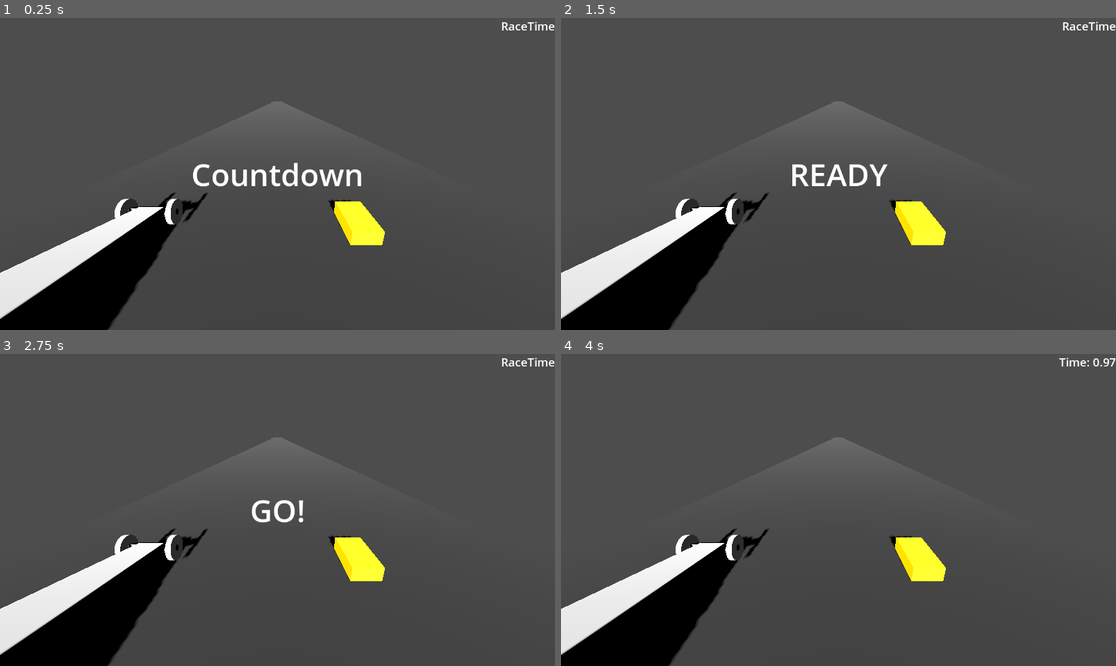
Above: before the commit, frames 1-4 (two rows, left to right).
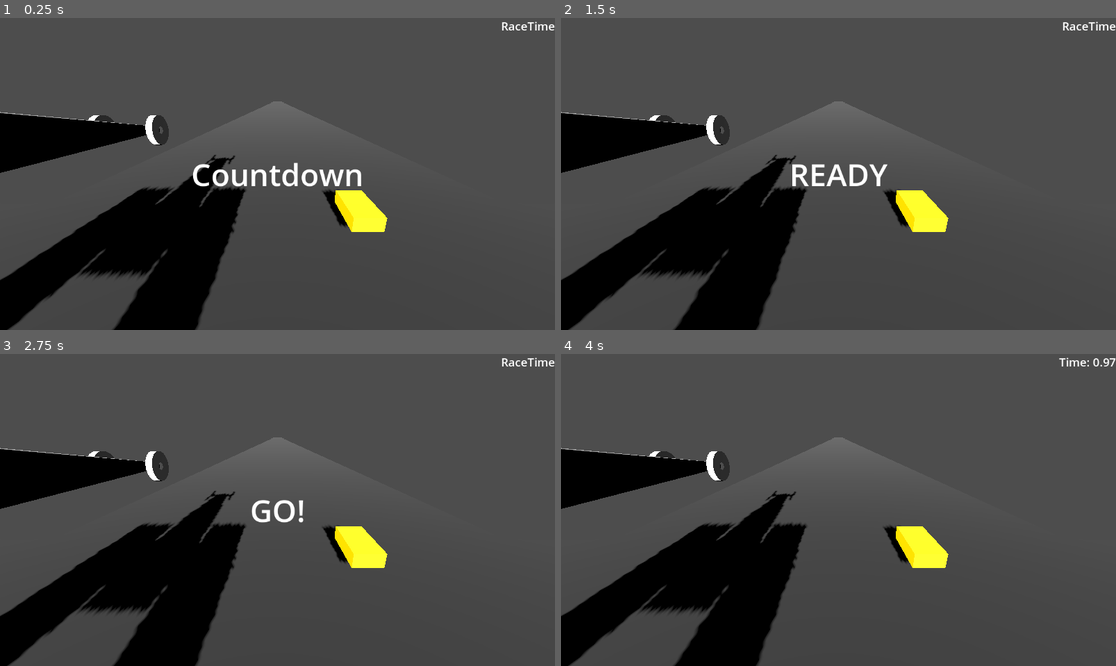
Above: after the commit, the same moments.

Repository: smoothbrainsinc/DragRacingSim
Game: Godot game, scene res://main.tscn
Same seed, same stepped clock (60 frames per second), same inputs: the game is played once before the commit and once after it.
Inputs:
- Up to frame 1 (0.25 s): no input
- Up to frame 2 (1.5 s): tap Enter (ui_accept) at 0.5, 0.77, 1.25 s; hold Right (ui_right) 0.53-1.28 s; hold Keypad 0 (brake, bound only after the commit) from 1.28 s (still down)
- Up to frame 3 (2.75 s): tap Enter (ui_accept) at 1.52, 2 s; release Keypad 0 (brake, bound only after the commit) at 2.03 s; hold Right (ui_right) from 2.03 s (still down)
- Up to frame 4 (4 s): release Right (ui_right) at 2.78 s; hold Space (accelerate, bound only after the commit) 2.78-3.53 s; tap Enter (ui_accept) at 3.02, 3.77 s; hold Left (ui_left) from 3.53 s (still down)

The runs differ from the first frame. In frame 1, 17% of the frame differs, in the area x 0-70%, y 30-100%; in frame 2, 17%; in frame 3, 17%; in frame 4, 17%.

Commit message:
still fucking around with this shit

Diff:
--- a/Dragster_Vehicle.tscn
+++ b/Dragster_Vehicle.tscn
@@ -16,25 +16,25 @@
 transform = Transform3D(1, 0, 0, 0, 1, 0, 0, 0, 1, 0.747878, 0, 1.53654)
 
 [node name="CollisionShape3D2" type="CollisionShape3D" parent="TopFuelD"]
-transform = Transform3D(1, 0, 0, 0, 1, 0, 0, 0, 1, -0.712585, 0, -5.99285)
+transform = Transform3D(1, 0, 0, 0, 1, 0, 0, 0, 1, -0.828315, 4.17479, -6.67353)
 shape = SubResource("BoxShape3D_dhimj")
 
 [node name="VehicleWheel_FrontLeft" type="VehicleWheel3D" parent="TopFuelD"]
-transform = Transform3D(1, 0, 0, 0, 1, 0, 0, 0, 1, 0.0323575, 0.522472, 0.898589)
+transform = Transform3D(1, 0, 0, 0, 1, 0, 0, 0, 1, 0.0323575, 3.39189, 0.898589)
 use_as_steering = true
 
 [node name="VehicleWheel_FrontRight" type="VehicleWheel3D" parent="TopFuelD"]
-transform = Transform3D(1, 0, 0, 0, 1, 0, 0, 0, 1, -1.56544, 0.51865, 0.987956)
+transform = Transform3D(1, 0, 0, 0, 1, 0, 0, 0, 1, -1.56544, 3.24599, 0.987956)
 use_as_steering = true
 
 [node name="VehicleWheel3D_RearLeft" type="VehicleWheel3D" parent="TopFuelD"]
-transform = Transform3D(1, 0, 0, 0, 1, 0, 0, 0, 1, 1.20518, 1.63647, -12.4088)
+transform = Transform3D(1, 0, 0, 0, 1, 0, 0, 0, 1, 1.20518, 4.28771, -12.4088)
 use_as_traction = true
 
 [node name="VehicleWheel3d_RearRight" type="VehicleWheel3D" parent="TopFuelD"]
-transform = Transform3D(1, 0, 0, 0, 1, 0, 0, 0, 1, -2.76342, 1.69157, -12.0065)
+transform = Transform3D(1, 0, 0, 0, 1, 0, 0, 0, 1, -2.76342, 6.20705, -12.0065)
 use_as_traction = true
 
 [node name="CollisionShape3D" type="CollisionShape3D" parent="."]
-transform = Transform3D(1, 0, 0, 0, 1, 0, 0, 0, 1, 0.02701, -0.46221, -4.85189)
+transform = Transform3D(1, 0, 0, 0, 1, 0, 0, 0, 1, 0, 4.66742, -5.07302)
 shape = SubResource("BoxShape3D_b2vlj")
--- a/TopFuelD.tscn
+++ b/TopFuelD.tscn
@@ -8,7 +8,7 @@
 [node name="Node3D" type="VehicleBody3D"]
 
 [node name="dragster3" parent="." instance=ExtResource("1_wkxpy")]
-transform = Transform3D(1, 0, 0, 0, 1, 0, 0, 0, 1, -0.76188, 0, -9.88716)
+transform = Transform3D(1, 0, 0, 0, 1, 0, 0, 0, 1, -0.76188, 2.70493, -9.88716)
 
 [node name="left_front_wheel" type="VehicleWheel3D" parent="."]
 transform = Transform3D(1, 0, 0, 0, 1, 0, 0, 0, 1, 0.0323575, 0.522472, 0.898589)
--- a/main.tscn
+++ b/main.tscn
@@ -44,13 +44,13 @@
 [node name="DragStrip" parent="." instance=ExtResource("5_7mycd")]
 
 [node name="StartLine" type="Area3D" parent="."]
-transform = Transform3D(1, 0, 0, 0, 1, 0, 0, 0, 1, 0, 0, -18)
 
 [node name="CollisionShape3D" type="CollisionShape3D" parent="StartLine"]
 transform = Transform3D(1, 0, 0, 0, 1, 0, 0, 0, 1, 0, 0, 18)
 shape = SubResource("BoxShape3D_272bh")
 
 [node name="FinishLine" type="Area3D" parent="."]
+transform = Transform3D(1, 0, 0, 0, 1, 0, 0, 0, 1, 0, 0, 402)
 script = ExtResource("8_kek77")
 
 [node name="CollisionShape3D" type="CollisionShape3D" parent="FinishLine"]
@@ -63,5 +63,5 @@
 shadow_enabled = true
 
 [node name="TopFuelD" parent="." instance=ExtResource("9_kek77")]
-transform = Transform3D(1, 0, 0, 0, 1, 0, 0, 0, 1, 5.09887, 0.390619, -2.94986)
+transform = Transform3D(1, 0, 0, 0, 1, 0, 0, 0, 1, 5.11252, -0.22161, -2.95214)
 script = ExtResource("4_272bh")
--- a/opponent.gd
+++ b/opponent.gd
@@ -16,15 +16,17 @@
 		finish.opponent_finished.connect(_on_opponent_finished)
 
 func _on_race_started():
-	print("Opponent can move!")
 	can_move = true
+	print("OPPONENT: Race started signal received. can_move = ", can_move)
 
 func _physics_process(_delta):
+
 	if can_move:
 		engine_force = max_engine_force  # Simple AI - just go forward
-		# Future: Add steering AI, variability, failures
+		print("OPPONENT: Applying force: ", engine_force)  # Debug print
+	else:
+		engine_force = 0
+		brake = 100.0  # Brake when not allowed to move
 
 func _on_opponent_finished():
 	print("Opponent finished!")
-	engine_force = 0
-	brake = 100.0
--- a/opponent.tscn
+++ b/opponent.tscn
@@ -14,9 +14,10 @@
 size = Vector3(1, 0.5, 2)
 
 [node name="OpponentVehicle" type="VehicleBody3D"]
+transform = Transform3D(1, 0, 0, 0, 1, 0, 0, 0, 1, 0, 0.526249, 0)
 
 [node name="Opponent" type="Node3D" parent="."]
-transform = Transform3D(1, 0, 0, 0, 1, 0, 0, 0, 1, 0, -0.0809318, 0)
+transform = Transform3D(1, 0, 0, 0, 1, 0, 0, 0, 1, 0, 0.0721589, 0)
 
 [node name="VehicleBody3D" type="VehicleBody3D" parent="Opponent"]
 transform = Transform3D(1, 0, 0, 0, 1, 0, 0, 0, 1, 0, 0.0101166, -0.0101156)
--- a/player.gd
+++ b/player.gd
@@ -22,7 +22,8 @@
 
 func _on_race_started():
 	can_move = true
-	print("Player can move!")
+	print("PLAYER: Race started signal received. can_move = ", can_move)
+	print("PLAYER: Input actions: ", InputMap.has_action("accelerate"), InputMap.has_action("brake"))
 
 func _on_player_finished():
 	can_move = false
@@ -35,7 +36,7 @@
 		if linear_velocity.length() < 0.1:
 			linear_velocity = Vector3.ZERO
 			angular_velocity = Vector3.ZERO
-		return
+			return
 
 	# Handle acceleration and braking
 	if Input.is_action_pressed("accelerate"):
@@ -46,14 +47,14 @@
 		engine_force = 0
 		brake = 0
 
-	# Handle steering
-	steering = 0
+		# Handle steering
+		steering = 0
 	if Input.is_action_pressed("ui_left"):
 		steering = max_steering
 	elif Input.is_action_pressed("ui_right"):
 		steering = -max_steering
 
-	# Stabilization
+	# Stabilization - FIXED VERSION:
 	if linear_velocity.length() < 0.1:
-# Apply an upward stabilizing force to prevent sinking/flipping
-		apply_central_force(Vector3.UP * (-ProjectSettings.get_setting("physics/3d/default_gravity") * mass * 0.05))
+		var stabilizer_force = -ProjectSettings.get_setting("physics/3d/default_gravity") * mass * 0.05
+		apply_central_force(Vector3(0, stabilizer_force, 0))
--- a/project.godot
+++ b/project.godot
@@ -20,7 +20,7 @@
 
 [input]
 
-Accelerate={
+accelerate={
 "deadzone": 0.2,
 "events": [Object(InputEventKey,"resource_local_to_scene":false,"resource_name":"","device":-1,"window_id":0,"alt_press …(191 unchanged characters)…
 ]
@@ -40,3 +40,8 @@
 "events": [Object(InputEventKey,"resource_local_to_scene":false,"resource_name":"","device":-1,"window_id":0,"alt_press …(192 unchanged characters)…
 ]
 }
+brake={
+"deadzone": 0.2,
+"events": [Object(InputEventKey,"resource_local_to_scene":false,"resource_name":"","device":-1,"window_id":0,"alt_pressed":false,"shift_pressed":false,"ctrl_pressed":false,"meta_pressed":false,"pressed":false,"keycode":0,"physical_keycode":4194438,"key_label":0,"unicode":48,"location":0,"echo":false,"script":null)
+]
+}
